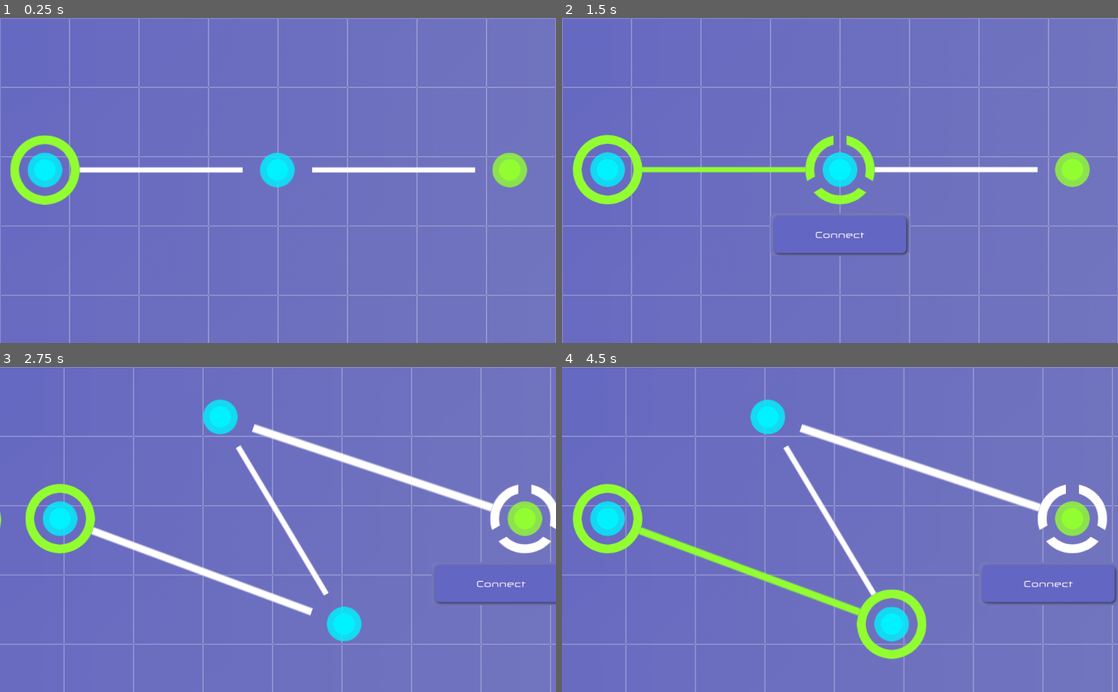
Above: before the commit, frames 1-4 (two rows, left to right).
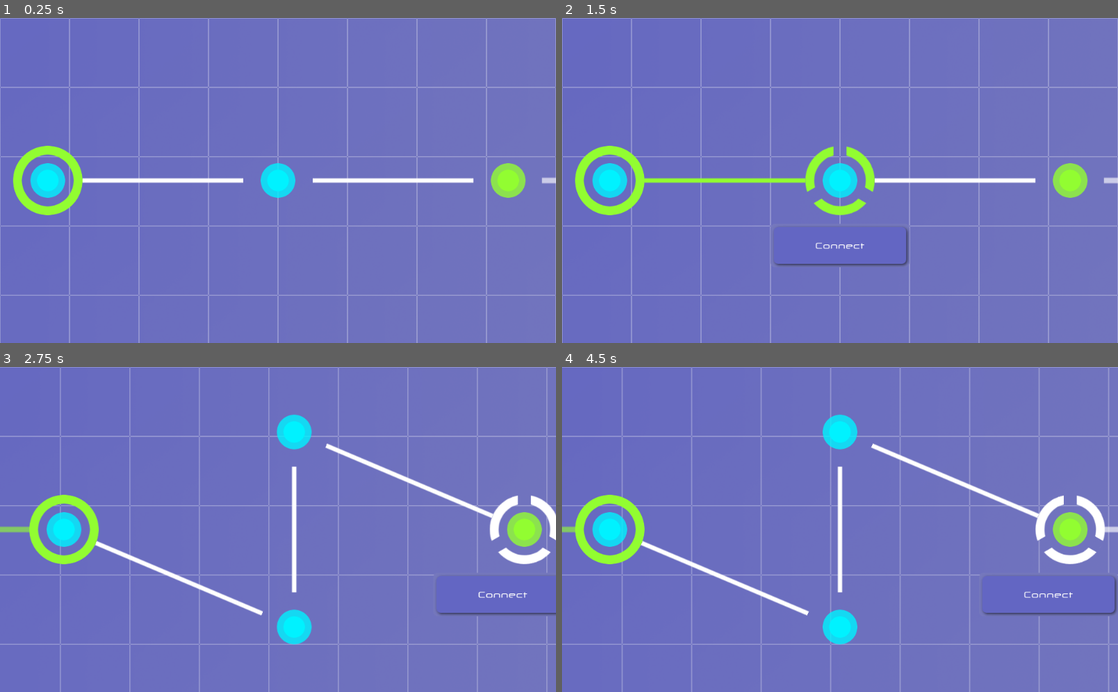
Above: after the commit, the same moments.

Repository: Maaack/Node-Traversal
Game: Godot game, scene res://Scenes/Main.tscn
The game is run twice, just before and just after one commit, with the same random seed, the same clock (stepped at 60 frames per second) and the same inputs.
Inputs (mouse positions are in pixels of both pictures, inside the frame that each line leads up to):
- Up to frame 1 (0.25 s): no input
- Up to frame 2 (1.5 s): move the mouse to (606, 170) at 0.52 s; press the mouse at (606, 170) at 0.53 s; tap Enter at 1.25 s; move the mouse to (840, 170) at 1.27 s; release the mouse at (840, 170) at 1.28 s; click (840, 170) at 1.35 s
- Up to frame 3 (2.75 s): tap Space at 2 s; move the mouse to (511, 519) at 2.02 s; press the mouse at (511, 519) at 2.03 s
- Up to frame 4 (4.5 s): move the mouse to (623, 519) at 2.77 s; release the mouse at (623, 519) at 2.78 s; click (623, 519) at 2.85 s; move the mouse to (890, 623) at 3.52 s; press the mouse at (890, 623) at 3.53 s; tap Enter at 4.25 s; move the mouse to (1073, 519) at 4.27 s; release the mouse at (1073, 519) at 4.28 s; click (1073, 519) at 4.35 s

The runs differ from the first frame. In frame 1, 5.2% of the frame differs, in the area x 1-100%, y 36-61%; in frame 2, 7.2%; in frame 3, 13%; in frame 4, 14%, in the area x 0-100%, y 0-100%.

Commit message:
INIT-01: Added more levels 2. Fixed scaling width of paths.

Diff:
--- a/Scenes/GameLayer/GameLayer.tscn
+++ b/Scenes/GameLayer/GameLayer.tscn
@@ -6,6 +6,12 @@
 [ext_resource path="res://Scenes/GameLayer/IntrusionLevels/Level_1_2.tscn" type="PackedScene" id=4]
 [ext_resource path="res://Scenes/GameLayer/IntrusionLevels/Level_1_1.tscn" type="PackedScene" id=5]
 [ext_resource path="res://Scenes/GameLayer/IntrusionLevels/Level_0_1.tscn" type="PackedScene" id=6]
+[ext_resource path="res://Scenes/GameLayer/IntrusionLevels/Level_0_2.tscn" type="PackedScene" id=7]
+[ext_resource path="res://Scenes/GameLayer/IntrusionLevels/Level_0_3.tscn" type="PackedScene" id=8]
+[ext_resource path="res://Scenes/GameLayer/IntrusionLevels/Level_0_4.tscn" type="PackedScene" id=9]
+[ext_resource path="res://Scenes/GameLayer/IntrusionLevels/IntrusionLevel.gd" type="Script" id=10]
+[ext_resource path="res://Scenes/GameLayer/IntrusionLevels/Level_0_5.tscn" type="PackedScene" id=11]
+[ext_resource path="res://Scenes/GameLayer/IntrusionLevels/Level_0_6.tscn" type="PackedScene" id=12]
 
 [node name="GameLayer" type="Control"]
 anchor_right = 1.0
@@ -19,25 +25,45 @@
 [node name="Game" type="Node2D" parent="."]
 
 [node name="ParallaxBackground" type="ParallaxBackground" parent="Game"]
-scroll_base_scale = Vector2( 0.01, 0.01 )
 
 [node name="ParallaxLayer" type="ParallaxLayer" parent="Game/ParallaxBackground"]
+motion_scale = Vector2( 0.015, 0.015 )
 
 [node name="Sprite" type="Sprite" parent="Game/ParallaxBackground/ParallaxLayer"]
 texture = ExtResource( 3 )
 centered = false
 
 [node name="Level_0_0" parent="Game" instance=ExtResource( 1 )]
-position = Vector2( -4.81451, 2.09894 )
 
 [node name="Level_0_1" parent="Game" instance=ExtResource( 6 )]
-position = Vector2( 1024, 0 )
+position = Vector2( 1152, 0 )
+
+[node name="Level_0_2" parent="Game" groups=[
+"LEVEL",
+] instance=ExtResource( 7 )]
+position = Vector2( 2304, 0 )
+script = ExtResource( 10 )
+
+[node name="Level_0_3" parent="Game" instance=ExtResource( 8 )]
+position = Vector2( 3456, 0 )
+
+[node name="Level_0_4" parent="Game" instance=ExtResource( 9 )]
+position = Vector2( 4608, 0 )
+
+[node name="Level_0_5" parent="Game" instance=ExtResource( 11 )]
+position = Vector2( 5760, 0 )
+
+[node name="Level_0_6" parent="Game" groups=[
+"LEVEL",
+] instance=ExtResource( 12 )]
+position = Vector2( 6912, 0 )
+script = ExtResource( 10 )
 
 [node name="Level_1_1" parent="Game" instance=ExtResource( 5 )]
-position = Vector2( 2048, 0 )
+position = Vector2( 0, 1024 )
 
 [node name="Level_1_2" parent="Game" instance=ExtResource( 4 )]
-position = Vector2( 3072, 0 )
+position = Vector2( 1024, 1024 )
 
 [node name="Camera2D" type="Camera2D" parent="Game"]
 anchor_mode = 0
--- a/Scenes/GameLayer/IntrusionLevels/IntrusionLevel.gd
+++ b/Scenes/GameLayer/IntrusionLevels/IntrusionLevel.gd
@@ -6,6 +6,7 @@
 signal destination_reached
 
 onready var camera_node = $Camera2D
+onready var destination_path_node = $DestinationPath
 
 export(Vector2) var action_box_position_offset = Vector2(0, 120)
 export(Vector2) var action_box_margin = Vector2(128, 48)
@@ -49,6 +50,8 @@
 
 func _on_DestinationNode_destination_reached(character:IntrusionCharacter, node:IntrusionNode):
 	if character.intrusion_id == player_character.intrusion_id:
+		if destination_path_node != null:
+			destination_path_node.modulate = character.color
 		emit_signal("destination_reached", self)
 
 func show_action_box(node:IntrusionNode):
--- a/Scenes/GameLayer/IntrusionLevels/Level_0_0.tscn
+++ b/Scenes/GameLayer/IntrusionLevels/Level_0_0.tscn
@@ -1,10 +1,11 @@
-[gd_scene load_steps=6 format=2]
+[gd_scene load_steps=7 format=2]
 
 [ext_resource path="res://Scenes/GameLayer/IntrusionNode/OpenNode/OpenNode.tscn" type="PackedScene" id=1]
 [ext_resource path="res://Scenes/GameLayer/IntrusionNode/StartingNode/StartingNode.tscn" type="PackedScene" id=2]
 [ext_resource path="res://Scenes/GameLayer/IntrusionPath/IntrusionPath.tscn" type="PackedScene" id=3]
 [ext_resource path="res://Scenes/GameLayer/IntrusionNode/DestinationNode/DestinationNode.tscn" type="PackedScene" id=4]
 [ext_resource path="res://Scenes/GameLayer/IntrusionLevels/IntrusionLevel.gd" type="Script" id=5]
+[ext_resource path="res://Scenes/GameLayer/BasicPath/BasicPath.tscn" type="PackedScene" id=6]
 
 [node name="Level_0_0" type="Node2D" groups=[
 "LEVEL",
@@ -12,25 +13,28 @@
 script = ExtResource( 5 )
 
 [node name="StartingNode" parent="." instance=ExtResource( 2 )]
-position = Vector2( 84, 280 )
+position = Vector2( 88, 300 )
 
 [node name="OpenNode" parent="." instance=ExtResource( 1 )]
-position = Vector2( 512, 280 )
+position = Vector2( 512, 300 )
 
 [node name="DestinationNode" parent="." instance=ExtResource( 4 )]
-position = Vector2( 940, 280 )
+position = Vector2( 936, 300 )
 
 [node name="IntrusionPath" parent="." instance=ExtResource( 3 )]
-position = Vector2( 726, 280 )
+position = Vector2( 724, 300 )
 target_a_path = NodePath("../../Level_0_0/OpenNode")
 target_b_path = NodePath("../../Level_0_0/DestinationNode")
-cost = 2
 
 [node name="IntrusionPath2" parent="." instance=ExtResource( 3 )]
-position = Vector2( 298, 280 )
+position = Vector2( 300, 300 )
 target_a_path = NodePath("../../Level_0_0/StartingNode")
 target_b_path = NodePath("../../Level_0_0/OpenNode")
-cost = 2
+
+[node name="DestinationPath" parent="." instance=ExtResource( 6 )]
+position = Vector2( 1088, 300 )
+rotation = 1.5708
+scale = Vector2( 2.5, 1.4 )
 
 [node name="Camera2D" type="Camera2D" parent="."]
 anchor_mode = 0
--- a/Scenes/GameLayer/IntrusionLevels/Level_0_1.tscn
+++ b/Scenes/GameLayer/IntrusionLevels/Level_0_1.tscn
@@ -1,30 +1,28 @@
-[gd_scene load_steps=5 format=2]
+[gd_scene load_steps=4 format=2]
 
 [ext_resource path="res://Scenes/GameLayer/IntrusionPath/IntrusionPath.tscn" type="PackedScene" id=1]
 [ext_resource path="res://Scenes/GameLayer/IntrusionNode/OpenNode/OpenNode.tscn" type="PackedScene" id=2]
 [ext_resource path="res://Scenes/GameLayer/IntrusionLevels/Level_0_0.tscn" type="PackedScene" id=3]
-[ext_resource path="res://Scenes/GameLayer/IntrusionLevels/IntrusionLevel.gd" type="Script" id=4]
 
 [node name="Level_0_1" instance=ExtResource( 3 )]
-script = ExtResource( 4 )
 
 [node name="OpenNode" parent="." index="1"]
-position = Vector2( 607.226, 474.534 )
+position = Vector2( 512, 480 )
 
-[node name="IntrusionPath" parent="." index="3"]
-position = Vector2( 345.613, 377.267 )
+[node name="OpenNode2" parent="." index="2" instance=ExtResource( 2 )]
+position = Vector2( 512, 120 )
+
+[node name="IntrusionPath" parent="." index="4"]
+position = Vector2( 300, 390 )
 target_a_path = NodePath("../StartingNode")
 target_b_path = NodePath("../OpenNode")
 
-[node name="IntrusionPath2" parent="." index="4"]
-position = Vector2( 493.195, 283.407 )
+[node name="IntrusionPath2" parent="." index="5"]
+position = Vector2( 512, 300 )
 target_a_path = NodePath("../OpenNode")
 target_b_path = NodePath("../OpenNode2")
 
-[node name="OpenNode2" parent="." index="5" instance=ExtResource( 2 )]
-position = Vector2( 379.163, 92.2797 )
-
 [node name="IntrusionPath3" parent="." index="6" instance=ExtResource( 1 )]
-position = Vector2( 659.582, 186.14 )
+position = Vector2( 724, 210 )
 target_a_path = NodePath("../OpenNode2")
 target_b_path = NodePath("../DestinationNode")
--- /dev/null
+++ b/Scenes/GameLayer/IntrusionLevels/Level_0_2.tscn
@@ -0,0 +1,38 @@
+[gd_scene load_steps=4 format=2]
+
+[ext_resource path="res://Scenes/GameLayer/IntrusionLevels/Level_0_1.tscn" type="PackedScene" id=1]
+[ext_resource path="res://Scenes/GameLayer/IntrusionPath/IntrusionPath.tscn" type="PackedScene" id=2]
+[ext_resource path="res://Scenes/GameLayer/IntrusionNode/OpenNode/OpenNode.tscn" type="PackedScene" id=3]
+
+[node name="Level_0_2" instance=ExtResource( 1 )]
+
+[node name="OpenNode" parent="." index="1"]
+position = Vector2( 344, 464 )
+
+[node name="OpenNode2" parent="." index="2"]
+position = Vector2( 680, 464 )
+
+[node name="OpenNode3" parent="." index="3" instance=ExtResource( 3 )]
+position = Vector2( 344, 136 )
+
+[node name="OpenNode4" parent="." index="4" instance=ExtResource( 3 )]
+position = Vector2( 680, 136 )
+
+[node name="IntrusionPath" parent="." index="6"]
+position = Vector2( 216, 382 )
+
+[node name="IntrusionPath2" parent="." index="7"]
+position = Vector2( 512, 464 )
+
+[node name="IntrusionPath3" parent="." index="8"]
+position = Vector2( 808, 382 )
+
+[node name="IntrusionPath4" parent="." index="9" instance=ExtResource( 2 )]
+position = Vector2( 216, 218 )
+target_a_path = NodePath("../StartingNode")
+target_b_path = NodePath("../OpenNode3")
+
+[node name="IntrusionPath5" parent="." index="10" instance=ExtResource( 2 )]
+position = Vector2( 512, 136 )
+target_a_path = NodePath("../OpenNode3")
+target_b_path = NodePath("../OpenNode4")
--- /dev/null
+++ b/Scenes/GameLayer/IntrusionLevels/Level_0_3.tscn
@@ -0,0 +1,28 @@
+[gd_scene load_steps=4 format=2]
+
+[ext_resource path="res://Scenes/GameLayer/IntrusionLevels/Level_0_2.tscn" type="PackedScene" id=1]
+[ext_resource path="res://Scenes/GameLayer/IntrusionPath/IntrusionPath.tscn" type="PackedScene" id=2]
+[ext_resource path="res://Scenes/GameLayer/IntrusionLevels/IntrusionLevel.gd" type="Script" id=3]
+
+[node name="Level_0_3" groups=[
+"LEVEL",
+] instance=ExtResource( 1 )]
+script = ExtResource( 3 )
+
+[node name="IntrusionPath3" parent="." index="8"]
+position = Vector2( 512, 300 )
+target_a_path = NodePath("../OpenNode3")
+target_b_path = NodePath("../OpenNode2")
+
+[node name="IntrusionPath4" parent="." index="9"]
+target_a_path = NodePath("../../Level_0_3/StartingNode")
+target_b_path = NodePath("../../Level_0_3/OpenNode3")
+
+[node name="IntrusionPath5" parent="." index="10"]
+target_a_path = NodePath("../../Level_0_3/OpenNode3")
+target_b_path = NodePath("../../Level_0_3/OpenNode4")
+
+[node name="IntrusionPath6" parent="." index="11" instance=ExtResource( 2 )]
+position = Vector2( 808, 218 )
+target_a_path = NodePath("../OpenNode4")
+target_b_path = NodePath("../DestinationNode")
--- /dev/null
+++ b/Scenes/GameLayer/IntrusionLevels/Level_0_4.tscn
@@ -0,0 +1,46 @@
+[gd_scene load_steps=5 format=2]
+
+[ext_resource path="res://Scenes/GameLayer/IntrusionLevels/Level_0_3.tscn" type="PackedScene" id=1]
+[ext_resource path="res://Scenes/GameLayer/IntrusionNode/OpenNode/OpenNode.tscn" type="PackedScene" id=2]
+[ext_resource path="res://Scenes/GameLayer/IntrusionPath/IntrusionPath.tscn" type="PackedScene" id=3]
+[ext_resource path="res://Scenes/GameLayer/IntrusionLevels/IntrusionLevel.gd" type="Script" id=4]
+
+[node name="Level_0_4" groups=[
+"LEVEL",
+] instance=ExtResource( 1 )]
+script = ExtResource( 4 )
+
+[node name="OpenNode5" parent="." index="5" instance=ExtResource( 2 )]
+position = Vector2( 512, 300 )
+
+[node name="IntrusionPath" parent="." index="7"]
+target_a_path = NodePath("../../Level_0_4/StartingNode")
+target_b_path = NodePath("../../Level_0_4/OpenNode")
+
+[node name="IntrusionPath2" parent="." index="8"]
+target_a_path = NodePath("../../Level_0_4/OpenNode")
+target_b_path = NodePath("../../Level_0_4/OpenNode2")
+
+[node name="IntrusionPath3" parent="." index="9"]
+position = Vector2( 512, 136 )
+target_a_path = NodePath("../../Level_0_4/OpenNode3")
+target_b_path = NodePath("../OpenNode4")
+
+[node name="IntrusionPath4" parent="." index="10"]
+target_a_path = NodePath("../StartingNode")
+target_b_path = NodePath("../OpenNode3")
+
+[node name="IntrusionPath5" parent="." index="11"]
+position = Vector2( 596, 382 )
+target_a_path = NodePath("../OpenNode2")
+target_b_path = NodePath("../OpenNode5")
+
+[node name="IntrusionPath6" parent="." index="12"]
+position = Vector2( 680, 300 )
+target_a_path = NodePath("../../Level_0_4/OpenNode4")
+target_b_path = NodePath("../OpenNode2")
+
+[node name="IntrusionPath7" parent="." index="13" instance=ExtResource( 3 )]
+position = Vector2( 724, 300 )
+target_a_path = NodePath("../OpenNode5")
+target_b_path = NodePath("../DestinationNode")
--- /dev/null
+++ b/Scenes/GameLayer/IntrusionLevels/Level_0_5.tscn
@@ -0,0 +1,43 @@
+[gd_scene load_steps=3 format=2]
+
+[ext_resource path="res://Scenes/GameLayer/IntrusionLevels/Level_0_4.tscn" type="PackedScene" id=1]
+[ext_resource path="res://Scenes/GameLayer/IntrusionPath/IntrusionPath.tscn" type="PackedScene" id=2]
+
+[node name="Level_0_5" instance=ExtResource( 1 )]
+
+[node name="IntrusionPath" parent="." index="7"]
+position = Vector2( 216, 382 )
+target_a_path = NodePath("../StartingNode")
+target_b_path = NodePath("../OpenNode")
+
+[node name="IntrusionPath2" parent="." index="8"]
+position = Vector2( 512, 464 )
+target_a_path = NodePath("../OpenNode")
+target_b_path = NodePath("../OpenNode2")
+
+[node name="IntrusionPath3" parent="." index="9"]
+position = Vector2( 428, 382 )
+target_a_path = NodePath("../OpenNode")
+target_b_path = NodePath("../OpenNode5")
+
+[node name="IntrusionPath4" parent="." index="10"]
+position = Vector2( 216, 218 )
+target_a_path = NodePath("../../Level_0_5/StartingNode")
+target_b_path = NodePath("../../Level_0_5/OpenNode3")
+
+[node name="IntrusionPath5" parent="." index="11"]
+target_a_path = NodePath("../../Level_0_5/OpenNode2")
+
+[node name="IntrusionPath6" parent="." index="12"]
+target_a_path = NodePath("../OpenNode4")
+target_b_path = NodePath("../../Level_0_5/OpenNode2")
+
+[node name="IntrusionPath7" parent="." index="13"]
+position = Vector2( 808, 218 )
+target_a_path = NodePath("../OpenNode4")
+target_b_path = NodePath("../../Level_0_5/DestinationNode")
+
+[node name="IntrusionPath8" parent="." index="14" instance=ExtResource( 2 )]
+position = Vector2( 428, 218 )
+target_a_path = NodePath("../OpenNode3")
+target_b_path = NodePath("../OpenNode5")
--- /dev/null
+++ b/Scenes/GameLayer/IntrusionLevels/Level_0_6.tscn
@@ -0,0 +1,58 @@
+[gd_scene load_steps=4 format=2]
+
+[ext_resource path="res://Scenes/GameLayer/IntrusionLevels/Level_0_5.tscn" type="PackedScene" id=1]
+[ext_resource path="res://Scenes/GameLayer/IntrusionNode/OpenNode/OpenNode.tscn" type="PackedScene" id=2]
+[ext_resource path="res://Scenes/GameLayer/IntrusionPath/IntrusionPath.tscn" type="PackedScene" id=3]
+
+[node name="Level_0_6" instance=ExtResource( 1 )]
+
+[node name="OpenNode5" parent="." index="5"]
+position = Vector2( 340, 300 )
+
+[node name="OpenNode6" parent="." index="6" instance=ExtResource( 2 )]
+position = Vector2( 680, 296 )
+
+[node name="IntrusionPath" parent="." index="8"]
+position = Vector2( 216, 382 )
+target_a_path = NodePath("../../Level_0_6/StartingNode")
+target_b_path = NodePath("../../Level_0_6/OpenNode")
+
+[node name="IntrusionPath2" parent="." index="9"]
+position = Vector2( 808, 382 )
+target_a_path = NodePath("../OpenNode2")
+target_b_path = NodePath("../DestinationNode")
+
+[node name="IntrusionPath3" parent="." index="10"]
+position = Vector2( 342, 382 )
+target_a_path = NodePath("../../Level_0_6/OpenNode")
+target_b_path = NodePath("../../Level_0_6/OpenNode5")
+
+[node name="IntrusionPath4" parent="." index="11"]
+position = Vector2( 216, 218 )
+target_a_path = NodePath("../StartingNode")
+target_b_path = NodePath("../OpenNode3")
+
+[node name="IntrusionPath5" parent="." index="12"]
+position = Vector2( 510, 382 )
+target_a_path = NodePath("../OpenNode2")
+target_b_path = NodePath("../../Level_0_6/OpenNode5")
+
+[node name="IntrusionPath6" parent="." index="13"]
+position = Vector2( 512, 136 )
+target_a_path = NodePath("../../Level_0_6/OpenNode4")
+target_b_path = NodePath("../OpenNode3")
+
+[node name="IntrusionPath7" parent="." index="14"]
+position = Vector2( 808, 298 )
+target_a_path = NodePath("../OpenNode6")
+target_b_path = NodePath("../DestinationNode")
+
+[node name="IntrusionPath8" parent="." index="15"]
+position = Vector2( 342, 218 )
+target_a_path = NodePath("../../Level_0_6/OpenNode3")
+target_b_path = NodePath("../../Level_0_6/OpenNode5")
+
+[node name="IntrusionPath9" parent="." index="16" instance=ExtResource( 3 )]
+position = Vector2( 512, 216 )
+target_a_path = NodePath("../OpenNode3")
+target_b_path = NodePath("../OpenNode6")
--- a/Scenes/GameLayer/IntrusionPath/IntrusionPath.gd
+++ b/Scenes/GameLayer/IntrusionPath/IntrusionPath.gd
@@ -8,12 +8,10 @@
 const ORIGINAL_SCALE = Vector2(1.0, 1.0)
 const LENGTH_OFFSET = -128
 
-onready var cost_node = $Cost
 onready var sprite_node = $Sprite
 
 export(NodePath) var target_a_path setget set_target_a_path
 export(NodePath) var target_b_path setget set_target_b_path
-export(int, 0, 1024) var cost: int = 1 setget set_cost
 export(Resource) var occupying_character setget set_occupying_character
 
 var target_a: IntrusionNode
@@ -23,7 +21,6 @@
 
 func _process(delta):
 	update_line()
-	update_text()
 
 func set_target_a_path(value:NodePath):
 	target_a_path = value
@@ -34,14 +31,6 @@
 	target_b_path = value
 	target_b = get_node_or_null(target_b_path)
 	connect_nodes()
-
-func set_cost(value:int):
-	cost = value
-	update_text()
-
-func update_text():
-	if cost != null and is_instance_valid(cost_node):
-		cost_node.text = str(cost)
 
 func resolve_paths_to_nodes():
 	if target_a == null or target_b == null:
@@ -68,7 +57,7 @@
 	original_size = sprite_node.texture.get_size()
 	original_length = max(original_size.x, original_size.y)
 	if original_length != null:
-		sprite_node.scale = ORIGINAL_SCALE * ((delta_vector.length() + LENGTH_OFFSET) / original_length)
+		sprite_node.scale.y = ORIGINAL_SCALE.y * ((delta_vector.length() + LENGTH_OFFSET) / original_length)
 
 func disconnect_nodes() -> void:
 	if target_a == null or target_b == null:
--- a/Scenes/GameLayer/IntrusionPath/IntrusionPath.tscn
+++ b/Scenes/GameLayer/IntrusionPath/IntrusionPath.tscn
@@ -1,8 +1,7 @@
-[gd_scene load_steps=4 format=2]
+[gd_scene load_steps=3 format=2]
 
 [ext_resource path="res://Assets/Originals/LineSolid.png" type="Texture" id=1]
 [ext_resource path="res://Scenes/GameLayer/IntrusionPath/IntrusionPath.gd" type="Script" id=2]
-[ext_resource path="res://Scenes/Themes/StandardFontTheme.tres" type="Theme" id=3]
 
 [node name="IntrusionPath" type="Node2D" groups=[
 "PATH",
@@ -11,22 +10,5 @@
 
 [node name="Sprite" type="Sprite" parent="."]
 modulate = Color( 1, 1, 1, 0.639216 )
+scale = Vector2( 2, 1 )
 texture = ExtResource( 1 )
-
-[node name="Cost" type="Label" parent="."]
-visible = false
-anchor_left = 0.5
-anchor_top = 0.5
-anchor_right = 0.5
-anchor_bottom = 0.5
-margin_left = -14.0
-margin_top = -10.0
-margin_right = 14.0
-margin_bottom = 10.0
-theme = ExtResource( 3 )
-text = "1"
-align = 1
-valign = 1
-__meta__ = {
-"_edit_use_anchors_": false
-}
Not shown: 1 places in Scenes/GameLayer/GameLayer.tscn that only renumber resources
